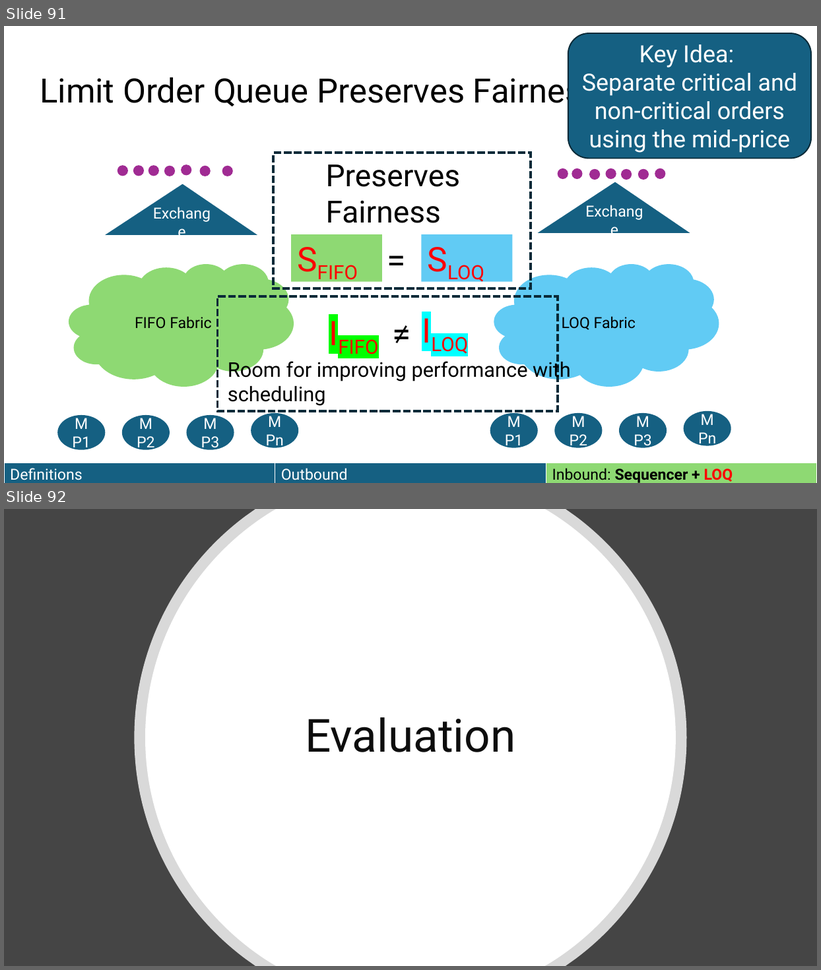
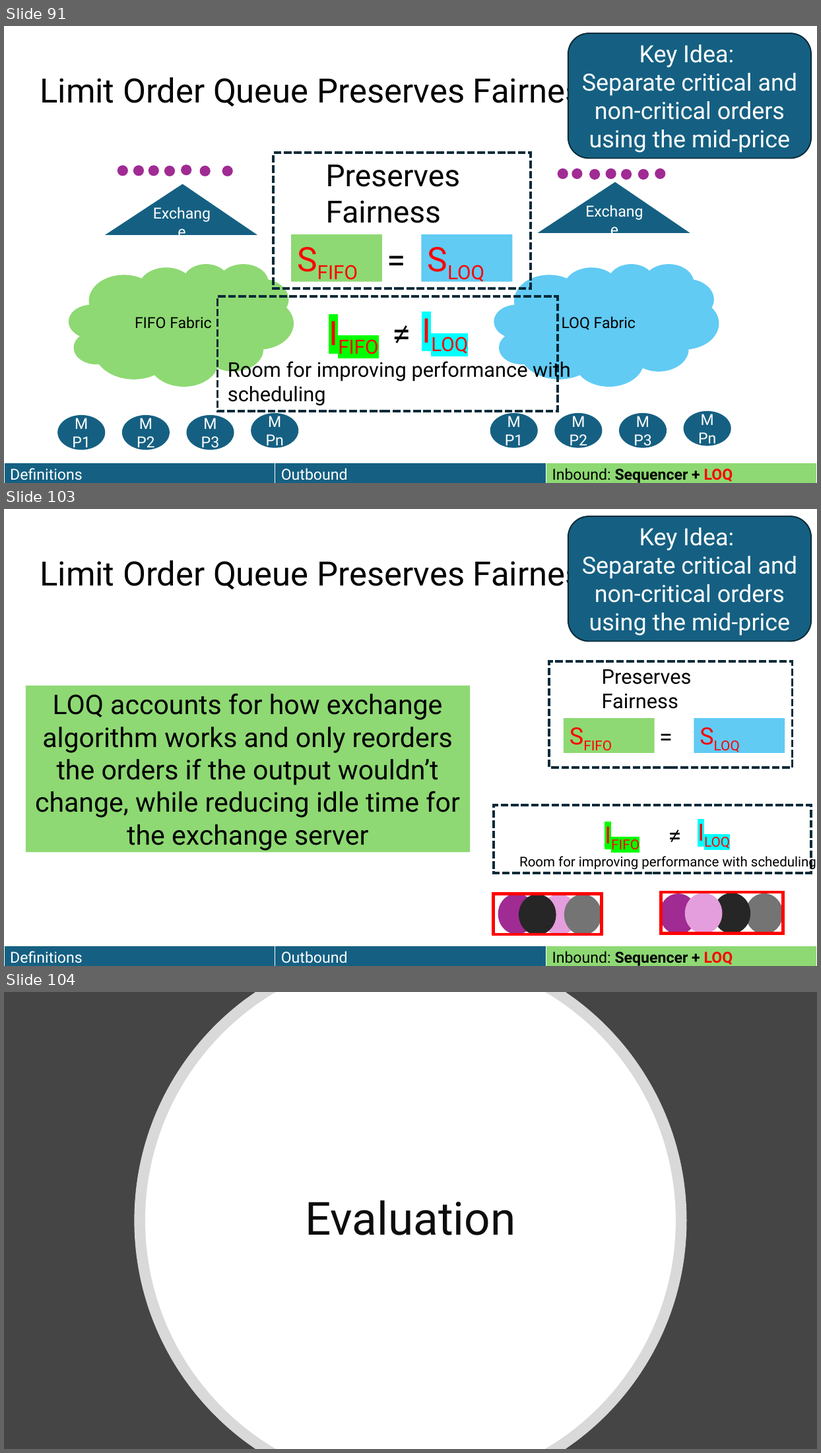
Before and after one commit to HaseebLUMS/Onyx-Presentation, a slide deck: thesis-latency-fairness.pptx. Shown one above the other, each under a label of ours: slides 91 and 92 before the commit, slides 91, 103 and 104 after it; the slides between them are not shown. The pictures are 821x970 and 821x1453 pixels, drawn with LibreOffice and Linux fonts; fonts in the diff are those of the drawing. Boxes give left, top, right and bottom in pixels: in the first picture for what was removed or moved away, otherwise in the second. Text is boxed around its words. In the diff, an @@ line names an element or a change of style, - is before the commit and + after.

Commit message:
update presentation

```diff
--- a/thesis-latency-fairness.pptx
+++ b/thesis-latency-fairness.pptx
@@ slide 103 added at (4,509,817,966), background #FFFFFF @@
@@ rounded rectangle added at (568,516,812,642), fill #156082, outline #092A39 1.5 pt, 28 pt, text #FFFFFF @@
+Key Idea:
+Separate critical and non-critical orders using the mid-price
@@ title added at (40,555,600,593), 39.6 pt, text #000000 @@
+Limit Order Queue Preserves Fairness
@@ rectangle added at (549,661,793,768), outline #092A39 3 pt dashed @@
@@ rectangle added at (26,686,471,853), fill #8ED973, 32 pt, text #000000 @@
+LOQ accounts for how exchange algorithm works and only reorders the orders if the output wouldn’t change, while reducing idle time for the exchange server
@@ text added at (602,669,692,709), 24 pt, text #000000 @@
+Preserves Fairness
@@ rectangle added at (564,718,655,753), fill #8ED973, 28 pt, text #FF0000 @@
+SFIFO
@@ text added at (653,719,688,754), 28 pt, text #000000 @@
+=
@@ rectangle added at (694,718,785,753), fill #61CBF4, 28 pt, text #FF0000 @@
+SLOQ
@@ rectangle added at (494,805,812,874), outline #092A39 3 pt dashed @@
@@ text added at (599,817,667,852), 28 pt, text #FF0000 @@
+IFIFO
@@ text added at (663,818,698,852), 28 pt, text #000000 @@
+≠
@@ text added at (692,815,760,850), 28 pt, text #FF0000 @@
+ILOQ
@@ text added at (519,854,816,870), 16 pt, text #000000 @@
+Room for improving performance with scheduling
@@ rectangle added at (494,894,602,935), outline #FF0000 3.75 pt @@
@@ ellipse added at (498,894,535,935), fill #A02B93 @@
@@ ellipse added at (519,894,556,935), fill #262626 @@
@@ ellipse added at (541,894,578,935), fill #E59EDD @@
@@ ellipse added at (564,894,602,935), fill #747474 @@
@@ ellipse added at (660,894,697,935), fill #A02B93 @@
@@ rectangle added at (661,892,783,934), outline #FF0000 3.75 pt @@
@@ ellipse added at (685,893,723,934), fill #E59EDD @@
@@ ellipse added at (714,893,750,934), fill #262626 @@
@@ ellipse added at (746,894,783,935), fill #747474 @@
@@ table added at (4,947,816,966), 1 rows, 3 columns @@
+Definitions | Outbound | Inbound: Sequencer + LOQ
@@ what was slide 92 is now slide 104 @@
```
Also in this commit, not shown: 11 other slides added.
